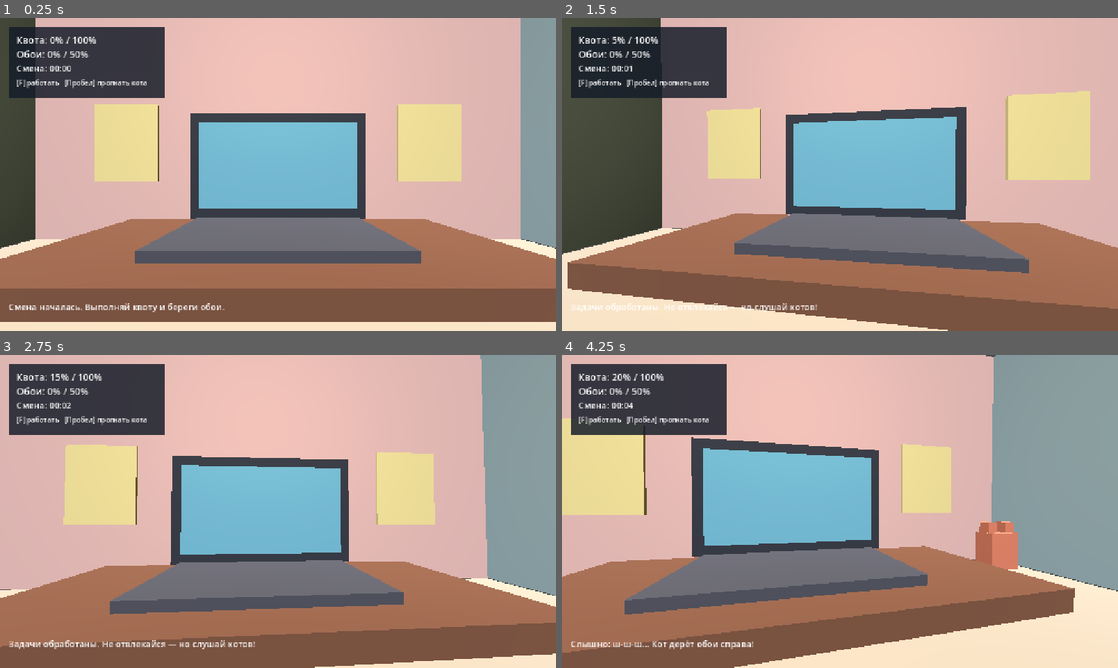
Above: before the commit, frames 1-4 (two rows, left to right).
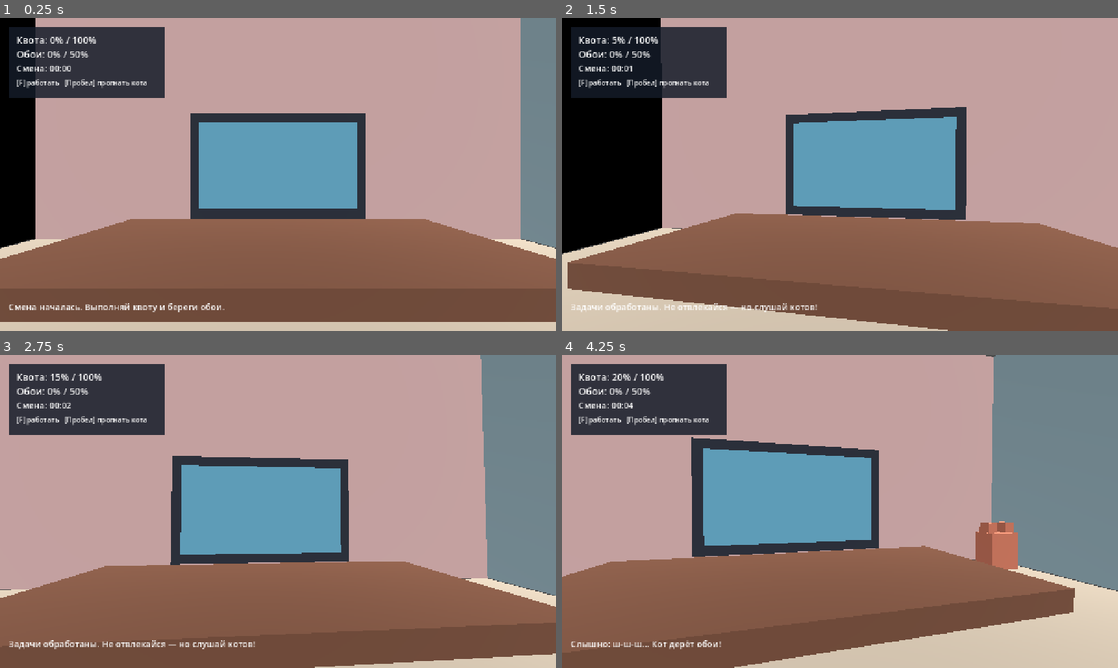
Above: after the commit, the same moments.

Repository: rexarmakedonskij-hue/Project-Kizolda
Game: Godot game, scene res://main/main.tscn
Two runs of this game, one before a commit and one after it. Both use one fixed random seed, a clock stepped at 60 frames per second and the inputs below. Before the commit the project starts from res://Main.tscn.
Inputs (mouse positions are in pixels of both pictures, inside the frame that each line leads up to):
- Up to frame 1 (0.25 s): no input
- Up to frame 2 (1.5 s): tap Enter at 0.5 s; move the mouse to (867, 174) at 0.52 s; tap F at 0.6 s; tap Space at 0.77, 0.8, 1.07, 1.25, 1.35 s; move the mouse to (812, 174) at 1.27 s
- Up to frame 3 (2.75 s): tap Space at 1.52, 1.82, 2.3 s; tap F at 1.55, 2.1 s; tap Enter at 2 s; move the mouse to (289, 505) at 2.02 s
- Up to frame 4 (4.25 s): tap Space at 2.75, 3.02, 3.32, 3.6, 3.77, 4.07 s; move the mouse to (834, 517) at 2.77 s; tap F at 2.85 s; tap Enter at 3.5 s; move the mouse to (878, 514) at 3.52 s; tap Escape at 4.15 s

The runs differ from the first frame. In frame 1, 74% of the frame differs, in the area x 0-100%, y 0-100%; in frame 2, 80%; in frame 3, 73%; in frame 4, 74%.

Commit message:
Organize project into feature scenes

Diff:
--- a/Main.tscn
+++ /dev/null
@@ -1,6 +0,0 @@
-[gd_scene load_steps=2 format=3]
-
-[ext_resource type="Script" path="res://main.gd" id="1_main"]
-
-[node name="Pawductivity" type="Node3D"]
-script = ExtResource("1_main")
--- /dev/null
+++ b/cats/cat.gd
@@ -0,0 +1,15 @@
+extends Node3D
+signal scratched_wall(cat, amount: float)
+signal was_chased(cat)
+@onready var scratch_timer: Timer = $ScratchTimer
+func _ready() -> void:
+	_add_part(Vector3.ZERO, Vector3(0.75,0.85,0.45))
+	_add_part(Vector3(-0.25,0.52,0), Vector3(0.22,0.28,0.25))
+	_add_part(Vector3(0.25,0.52,0), Vector3(0.22,0.28,0.25))
+	scratch_timer.timeout.connect(func(): scratched_wall.emit(self, 10.0))
+func start_scratching() -> void: scratch_timer.start()
+func try_to_chase(player) -> void:
+	if player.can_see(self): was_chased.emit(self); queue_free()
+func _add_part(pos: Vector3, size_value: Vector3) -> void:
+	var part := MeshInstance3D.new(); var mesh := BoxMesh.new(); mesh.size = size_value; part.mesh = mesh
+	var material := StandardMaterial3D.new(); material.albedo_color = Color("f08b6e"); part.material_override = material; part.position = pos; add_child(part)
--- /dev/null
+++ b/cats/cat.tscn
@@ -0,0 +1,7 @@
+[gd_scene load_steps=2 format=3]
+[ext_resource type="Script" path="res://cats/cat.gd" id="1"]
+[node name="Cat" type="Node3D"]
+script = ExtResource("1")
+[node name="ScratchTimer" type="Timer" parent="."]
+wait_time = 5.0
+one_shot = true
--- a/main.gd
+++ /dev/null
@@ -1,196 +0,0 @@
-extends Node3D
-
-const SHIFT_DURATION := 40.0 # Temporary test shift; the release setting will be 40 * 60 seconds.
-const CAT_RESPONSE_TIME := 5.0
-const MAX_WALL_DAMAGE := 50.0
-
-var camera: Camera3D
-var view_pivot: Node3D
-var yaw := 0.0
-var pitch := 0.0
-var shift_time := 0.0
-var quota := 0
-var wall_damage := 0.0
-var cat: MeshInstance3D
-var cat_side := 1
-var cat_is_active := false
-var cat_time := 0.0
-var next_cat_in := 4.0
-var status_label: Label
-var quota_label: Label
-var damage_label: Label
-var clock_label: Label
-var hint_label: Label
-var hud_layer: CanvasLayer
-var work_pressed := false
-var shoo_pressed := false
-
-func _ready() -> void:
-	_build_room()
-	_build_hud()
-	Input.set_mouse_mode(Input.MOUSE_MODE_CAPTURED)
-
-func _unhandled_input(event: InputEvent) -> void:
-	if event is InputEventKey and event.keycode == KEY_ESCAPE and event.pressed:
-		Input.set_mouse_mode(Input.MOUSE_MODE_VISIBLE)
-	if event is InputEventKey and event.pressed and not event.echo:
-		if event.keycode == KEY_F:
-			work_pressed = true
-		elif event.keycode == KEY_SPACE:
-			shoo_pressed = true
-	if event is InputEventMouseButton and event.pressed:
-		Input.set_mouse_mode(Input.MOUSE_MODE_CAPTURED)
-	if event is InputEventMouseMotion and Input.mouse_mode == Input.MOUSE_MODE_CAPTURED:
-		yaw -= event.relative.x * 0.0025
-		pitch = clamp(pitch - event.relative.y * 0.0025, -0.45, 0.45)
-		view_pivot.rotation.y = yaw
-		camera.rotation.x = pitch
-
-func _process(delta: float) -> void:
-	shift_time += delta
-	if shift_time >= SHIFT_DURATION:
-		_finish_shift()
-		return
-
-	if work_pressed:
-		work_pressed = false
-		quota = min(quota + 5, 100)
-		status_label.text = "Задачи обработаны. Не отвлекайся — но слушай котов!"
-
-	if cat_is_active:
-		cat_time += delta
-		if shoo_pressed and _is_looking_at_cat():
-			_chase_cat()
-		elif cat_time >= CAT_RESPONSE_TIME:
-			wall_damage = min(wall_damage + 10.0, MAX_WALL_DAMAGE)
-			status_label.text = "Кот успел испортить обои!"
-			_remove_cat()
-			if wall_damage >= MAX_WALL_DAMAGE:
-				_game_over()
-	else:
-		next_cat_in -= delta
-		if next_cat_in <= 0.0:
-			_spawn_cat()
-
-	_update_hud()
-	shoo_pressed = false
-
-func _build_room() -> void:
-	# Soft pastel room made entirely from primitive meshes, so the prototype has no asset dependency.
-	_add_box(Vector3(0, -0.2, 0), Vector3(12, 0.3, 10), Color("e9d8c1"))
-	_add_box(Vector3(0, 3.0, -5), Vector3(12, 6, 0.25), Color("f5c9c8"))
-	_add_box(Vector3(-6, 3.0, 0), Vector3(0.25, 6, 10), Color("b8d9e6"))
-	_add_box(Vector3(6, 3.0, 0), Vector3(0.25, 6, 10), Color("b8d9e6"))
-	# desk and laptop
-	_add_box(Vector3(0, 0.85, -1.7), Vector3(4.0, 0.18, 1.8), Color("8a5a44"))
-	_add_box(Vector3(0, 1.65, -2.28), Vector3(2.1, 1.25, 0.12), Color("303645"))
-	_add_box(Vector3(0, 1.65, -2.20), Vector3(1.86, 1.02, 0.04), Color("75c4e6"))
-	_add_box(Vector3(0, 1.00, -1.65), Vector3(1.9, 0.08, 1.15), Color("555765"))
-	# lamp and wallpaper accents
-	_add_box(Vector3(-3.6, 2.3, -4.8), Vector3(1.5, 1.8, 0.06), Color("fff1a8"))
-	_add_box(Vector3(3.6, 2.3, -4.8), Vector3(1.5, 1.8, 0.06), Color("fff1a8"))
-
-	view_pivot = Node3D.new()
-	add_child(view_pivot)
-	camera = Camera3D.new()
-	camera.position = Vector3(0, 1.55, 0.35)
-	camera.current = true
-	camera.fov = 72.0
-	view_pivot.add_child(camera)
-
-	var light := DirectionalLight3D.new()
-	light.rotation_degrees = Vector3(-50, -25, 0)
-	light.light_energy = 1.2
-	add_child(light)
-	var fill := OmniLight3D.new()
-	fill.position = Vector3(0, 3.8, -1)
-	fill.light_color = Color("ffe7b2")
-	fill.omni_range = 13.0
-	add_child(fill)
-
-func _add_box(position_value: Vector3, size_value: Vector3, color: Color) -> MeshInstance3D:
-	var box := MeshInstance3D.new()
-	var mesh := BoxMesh.new()
-	mesh.size = size_value
-	box.mesh = mesh
-	var material := StandardMaterial3D.new()
-	material.albedo_color = color
-	material.roughness = 0.9
-	box.material_override = material
-	box.position = position_value
-	add_child(box)
-	return box
-
-func _spawn_cat() -> void:
-	cat_is_active = true
-	cat_time = 0.0
-	cat_side = [-1, 1].pick_random()
-	cat = _add_box(Vector3(4.8 * cat_side, 0.52, -3.8), Vector3(0.75, 0.85, 0.45), Color("f08b6e"))
-	# Ears make the placeholder clearly read as a cartoon cat.
-	_add_cat_ear(Vector3(4.55 * cat_side, 1.05, -3.8))
-	_add_cat_ear(Vector3(5.05 * cat_side, 1.05, -3.8))
-	status_label.text = "Слышно: ш-ш-ш... Кот дерёт обои %s!" % ("слева" if cat_side < 0 else "справа")
-
-func _add_cat_ear(pos: Vector3) -> void:
-	var ear := _add_box(pos, Vector3(0.22, 0.28, 0.25), Color("f08b6e"))
-	ear.set_meta("cat_part", true)
-
-func _remove_cat() -> void:
-	for child in get_children():
-		if child is MeshInstance3D and (child == cat or child.has_meta("cat_part")):
-			child.queue_free()
-	cat = null
-	cat_is_active = false
-	next_cat_in = randf_range(5.0, 9.0)
-
-func _is_looking_at_cat() -> bool:
-	if cat == null:
-		return false
-	var to_cat := (cat.global_position - camera.global_position).normalized()
-	var forward := -camera.global_transform.basis.z.normalized()
-	return forward.dot(to_cat) > 0.88
-
-func _chase_cat() -> void:
-	status_label.text = "Пшшш! Кот убежал. Возвращайся к работе."
-	_remove_cat()
-
-func _finish_shift() -> void:
-	Input.set_mouse_mode(Input.MOUSE_MODE_VISIBLE)
-	status_label.text = "Смена завершена! Выполнено: %d%%. Нажми Esc и перезапусти сцену." % quota
-	set_process(false)
-
-func _game_over() -> void:
-	Input.set_mouse_mode(Input.MOUSE_MODE_VISIBLE)
-	status_label.text = "Обои уничтожены. Арендодатель выселил тебя. Перезапусти сцену."
-	set_process(false)
-
-func _build_hud() -> void:
-	hud_layer = CanvasLayer.new()
-	add_child(hud_layer)
-	var panel := ColorRect.new()
-	panel.color = Color(0.08, 0.11, 0.16, 0.84)
-	panel.position = Vector2(20, 20)
-	panel.size = Vector2(360, 165)
-	hud_layer.add_child(panel)
-
-	quota_label = _label(Vector2(38, 35), 22)
-	damage_label = _label(Vector2(38, 68), 22)
-	clock_label = _label(Vector2(38, 101), 20)
-	hint_label = _label(Vector2(38, 137), 16)
-	hint_label.text = "[F] работать   [Пробел] прогнать кота"
-	status_label = _label(Vector2(20, 650), 20)
-	status_label.size = Vector2(1100, 40)
-	status_label.text = "Смена началась. Выполняй квоту и береги обои."
-
-func _label(pos: Vector2, font_size: int) -> Label:
-	var label := Label.new()
-	label.position = pos
-	label.add_theme_font_size_override("font_size", font_size)
-	label.add_theme_color_override("font_color", Color.WHITE)
-	hud_layer.add_child(label)
-	return label
-
-func _update_hud() -> void:
-	quota_label.text = "Квота: %d%% / 100%%" % quota
-	damage_label.text = "Обои: %.0f%% / 50%%" % wall_damage
-	clock_label.text = "Смена: %02d:%02d" % [int(shift_time) / 60, int(shift_time) % 60]
--- /dev/null
+++ b/main/main.gd
@@ -0,0 +1,66 @@
+extends Node3D
+
+const SHIFT_DURATION := 40.0
+const CAT_SCENE := preload("res://cats/cat.tscn")
+@onready var room = $Room
+@onready var player = $Player
+@onready var hud = $HUD
+var shift_time := 0.0
+var quota := 0
+var wall_damage := 0.0
+var active_cat
+var next_cat_in := 4.0
+var finished := false
+
+func _ready() -> void:
+	player.work_requested.connect(_on_work_requested)
+	player.shoo_requested.connect(_on_shoo_requested)
+	hud.show_status("Смена началась. Выполняй квоту и береги обои.")
+
+func _process(delta: float) -> void:
+	if finished: return
+	shift_time += delta
+	if shift_time >= SHIFT_DURATION:
+		_end_shift(quota >= 100)
+		return
+	if active_cat == null:
+		next_cat_in -= delta
+		if next_cat_in <= 0.0: _spawn_cat()
+	hud.update_values(quota, wall_damage, shift_time)
+
+func _on_work_requested() -> void:
+	quota = min(quota + 5, 100)
+	hud.show_status("Задачи обработаны. Не отвлекайся — но слушай котов!")
+
+func _spawn_cat() -> void:
+	active_cat = CAT_SCENE.instantiate()
+	active_cat.position = room.get_cat_position([-1, 1].pick_random())
+	add_child(active_cat)
+	active_cat.scratched_wall.connect(_on_cat_scratched_wall)
+	active_cat.was_chased.connect(_on_cat_chased)
+	active_cat.start_scratching()
+	hud.show_status("Слышно: ш-ш-ш... Кот дерёт обои!")
+
+func _on_shoo_requested() -> void:
+	if active_cat != null: active_cat.try_to_chase(player)
+
+func _on_cat_chased(cat) -> void:
+	if cat == active_cat:
+		active_cat = null
+		next_cat_in = randf_range(5.0, 9.0)
+		hud.show_status("Пшшш! Кот убежал. Возвращайся к работе.")
+
+func _on_cat_scratched_wall(cat, amount: float) -> void:
+	if cat != active_cat: return
+	wall_damage = room.damage_wall(amount)
+	active_cat = null
+	next_cat_in = randf_range(5.0, 9.0)
+	if wall_damage >= 50.0:
+		_end_shift(false, "Обои уничтожены. Арендодатель выселил тебя.")
+	else: hud.show_status("Кот успел испортить обои!")
+
+func _end_shift(won: bool, message := "") -> void:
+	finished = true
+	Input.set_mouse_mode(Input.MOUSE_MODE_VISIBLE)
+	if message.is_empty(): message = "Смена завершена! Выполнено: %d%%." % quota if won else "Квота не выполнена."
+	hud.show_status(message + " Перезапусти сцену для новой смены.")
--- /dev/null
+++ b/main/main.tscn
@@ -0,0 +1,10 @@
+[gd_scene load_steps=5 format=3]
+[ext_resource type="Script" path="res://main/main.gd" id="1"]
+[ext_resource type="PackedScene" path="res://room/room.tscn" id="2"]
+[ext_resource type="PackedScene" path="res://player/player.tscn" id="3"]
+[ext_resource type="PackedScene" path="res://ui/hud.tscn" id="4"]
+[node name="Pawductivity" type="Node3D"]
+script = ExtResource("1")
+[node name="Room" parent="." instance=ExtResource("2")]
+[node name="Player" parent="." instance=ExtResource("3")]
+[node name="HUD" parent="." instance=ExtResource("4")]
--- /dev/null
+++ b/player/player.gd
@@ -0,0 +1,19 @@
+extends Node3D
+signal work_requested
+signal shoo_requested
+@onready var view_pivot: Node3D = $ViewPivot
+@onready var camera: Camera3D = $ViewPivot/Camera3D
+var pitch := 0.0
+func _ready() -> void: Input.set_mouse_mode(Input.MOUSE_MODE_CAPTURED)
+func _unhandled_input(event: InputEvent) -> void:
+	if event is InputEventMouseButton and event.pressed: Input.set_mouse_mode(Input.MOUSE_MODE_CAPTURED)
+	if event is InputEventKey and event.pressed and not event.echo:
+		if event.keycode == KEY_ESCAPE: Input.set_mouse_mode(Input.MOUSE_MODE_VISIBLE)
+		elif event.keycode == KEY_F: work_requested.emit()
+		elif event.keycode == KEY_SPACE: shoo_requested.emit()
+	if event is InputEventMouseMotion and Input.mouse_mode == Input.MOUSE_MODE_CAPTURED:
+		view_pivot.rotate_y(-event.relative.x * 0.0025)
+		pitch = clamp(pitch - event.relative.y * 0.0025, -0.45, 0.45)
+		camera.rotation.x = pitch
+func can_see(target: Node3D) -> bool:
+	return (-camera.global_transform.basis.z).dot((target.global_position - camera.global_position).normalized()) > 0.88
--- /dev/null
+++ b/player/player.tscn
@@ -0,0 +1,9 @@
+[gd_scene load_steps=2 format=3]
+[ext_resource type="Script" path="res://player/player.gd" id="1"]
+[node name="Player" type="Node3D"]
+script = ExtResource("1")
+[node name="ViewPivot" type="Node3D" parent="."]
+[node name="Camera3D" type="Camera3D" parent="ViewPivot"]
+position = Vector3(0, 1.55, 0.35)
+current = true
+fov = 72.0
--- a/project.godot
+++ b/project.godot
@@ -11,7 +11,7 @@
 [application]
 
 config/name="Pawductivity"
-run/main_scene="res://Main.tscn"
+run/main_scene="res://main/main.tscn"
 config/features=PackedStringArray("4.7")
 
 [display]
--- /dev/null
+++ b/room/room.gd
@@ -0,0 +1,12 @@
+extends Node3D
+var wallpaper_damage := 0.0
+func _ready() -> void:
+	for data in [[Vector3(0,-0.2,0),Vector3(12,0.3,10),Color("e9d8c1")],[Vector3(0,3,-5),Vector3(12,6,0.25),Color("f5c9c8")],[Vector3(-6,3,0),Vector3(0.25,6,10),Color("b8d9e6")],[Vector3(6,3,0),Vector3(0.25,6,10),Color("b8d9e6")],[Vector3(0,0.85,-1.7),Vector3(4,0.18,1.8),Color("8a5a44")],[Vector3(0,1.65,-2.28),Vector3(2.1,1.25,0.12),Color("303645")],[Vector3(0,1.65,-2.2),Vector3(1.86,1.02,0.04),Color("75c4e6")]]:
+		_add_box(data[0], data[1], data[2])
+	var light := DirectionalLight3D.new(); light.rotation_degrees = Vector3(-50,-25,0); add_child(light)
+func get_cat_position(side: int) -> Vector3: return Vector3(4.8 * side, 0.52, -3.8)
+func damage_wall(amount: float) -> float:
+	wallpaper_damage = min(wallpaper_damage + amount, 50.0); return wallpaper_damage
+func _add_box(pos: Vector3, size_value: Vector3, color: Color) -> void:
+	var box := MeshInstance3D.new(); var mesh := BoxMesh.new(); mesh.size = size_value; box.mesh = mesh
+	var material := StandardMaterial3D.new(); material.albedo_color = color; box.material_override = material; box.position = pos; add_child(box)
--- /dev/null
+++ b/room/room.tscn
@@ -0,0 +1,4 @@
+[gd_scene load_steps=2 format=3]
+[ext_resource type="Script" path="res://room/room.gd" id="1"]
+[node name="Room" type="Node3D"]
+script = ExtResource("1")
--- /dev/null
+++ b/ui/hud.gd
@@ -0,0 +1,19 @@
+extends CanvasLayer
+var quota_label: Label
+var damage_label: Label
+var clock_label: Label
+var status_label: Label
+func _ready() -> void:
+	var panel := ColorRect.new(); panel.color = Color(0.08,0.11,0.16,0.84); panel.position = Vector2(20,20); panel.size = Vector2(360,165); add_child(panel)
+	quota_label = _label(Vector2(38,35),22)
+	damage_label = _label(Vector2(38,68),22)
+	clock_label = _label(Vector2(38,101),20)
+	var hint := _label(Vector2(38,137),16); hint.text = "[F] работать   [Пробел] прогнать кота"
+	status_label = _label(Vector2(20,650),20); status_label.size = Vector2(1100,40)
+func update_values(quota: int, damage: float, time: float) -> void:
+	quota_label.text = "Квота: %d%% / 100%%" % quota
+	damage_label.text = "Обои: %.0f%% / 50%%" % damage
+	clock_label.text = "Смена: %02d:%02d" % [int(time)/60, int(time)%60]
+func show_status(message: String) -> void: status_label.text = message
+func _label(pos: Vector2, font_size: int) -> Label:
+	var label := Label.new(); label.position = pos; label.add_theme_font_size_override("font_size",font_size); label.add_theme_color_override("font_color",Color.WHITE); add_child(label); return label
--- /dev/null
+++ b/ui/hud.tscn
@@ -0,0 +1,4 @@
+[gd_scene load_steps=2 format=3]
+[ext_resource type="Script" path="res://ui/hud.gd" id="1"]
+[node name="HUD" type="CanvasLayer"]
+script = ExtResource("1")
Renamed: main.gd.uid -> main/main.gd.uid
